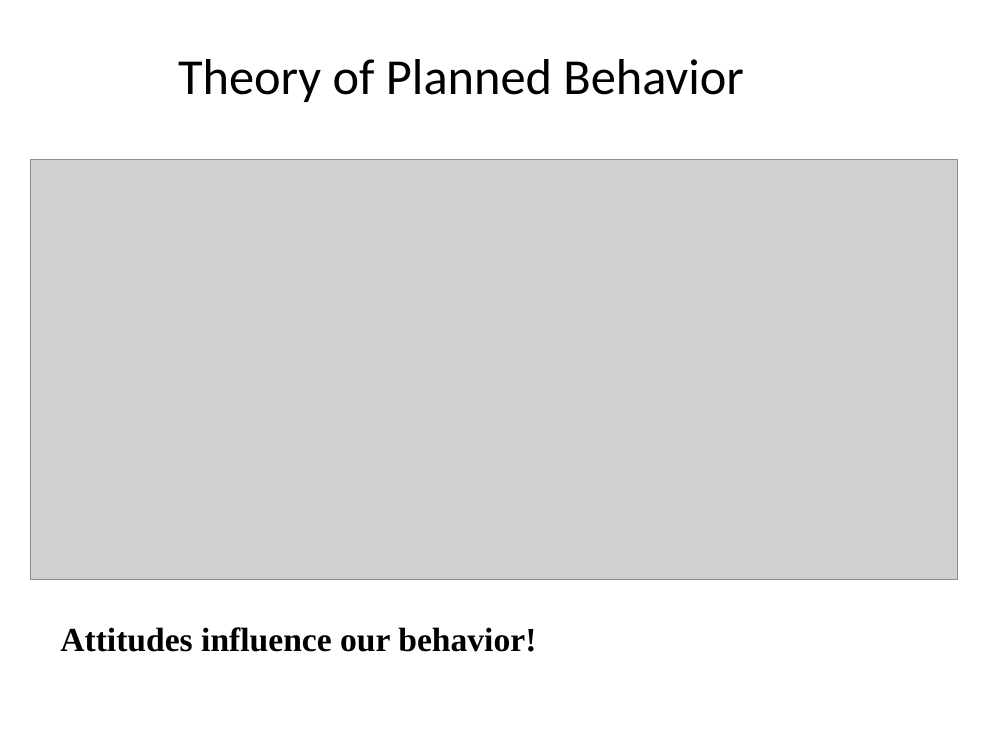
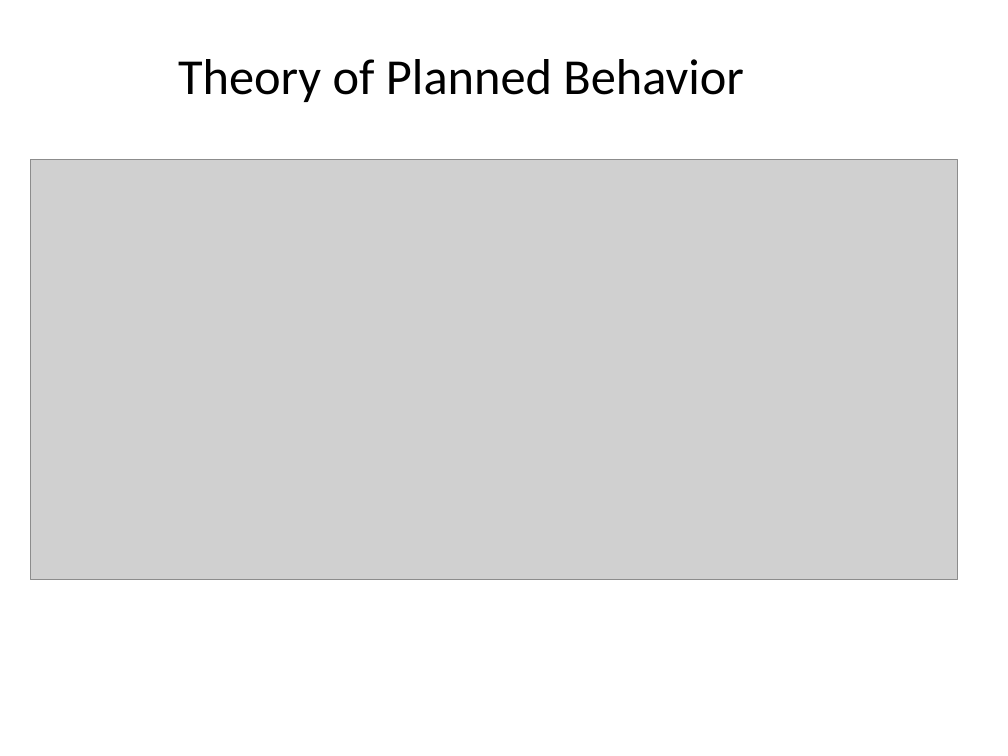
Before and after one commit to npm27/Teaching-Materials, a slide deck: slide 7 of Social Psych/Slides/7 Attitudes.pptx. Drawn at 1008x756 pixels with LibreOffice and Linux fonts; fonts in the diff are those of the drawing; grey boxes stand for pictures. Boxes give left, top, right and bottom in pixels: in the first picture for what was removed or moved away, otherwise in the second. Text is boxed around its words. In the diff, an @@ line names an element or a change of style, - is before the commit and + after.

```diff
--- a/Social Psych/Slides/7 Attitudes.pptx
+++ b/Social Psych/Slides/7 Attitudes.pptx
@@ text removed at bbox=[60, 627, 536, 652] @@
-Attitudes influence our behavior!
```
Also in this commit, not shown: 7 other slides changed, 1 other file.
